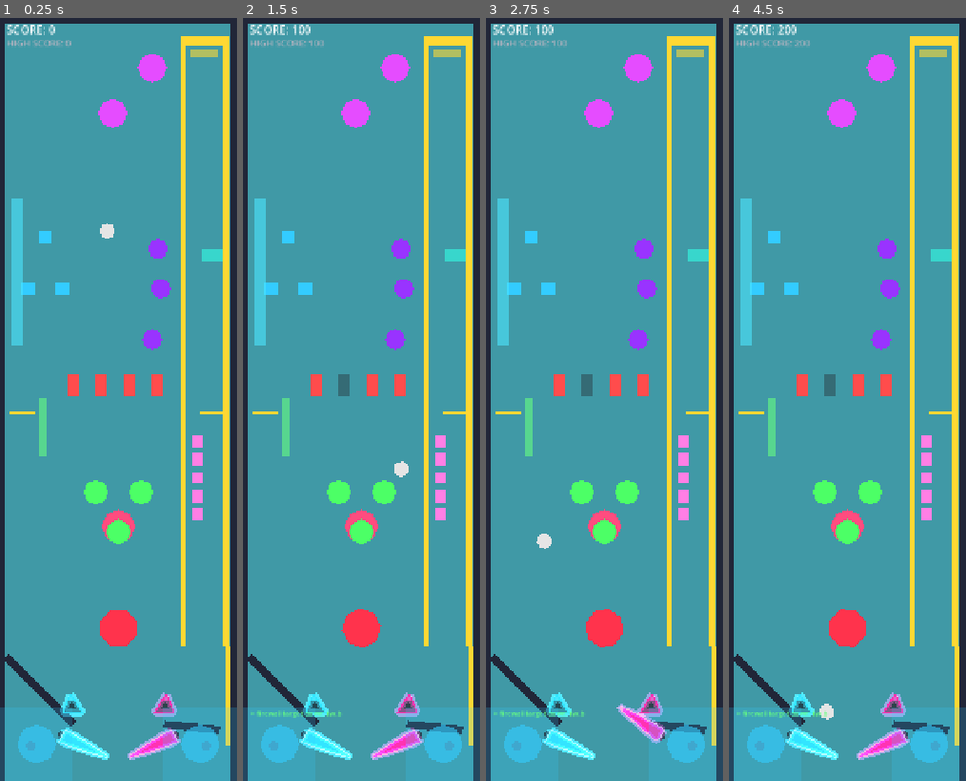
Above: before the commit, frames 1-4 (left to right).
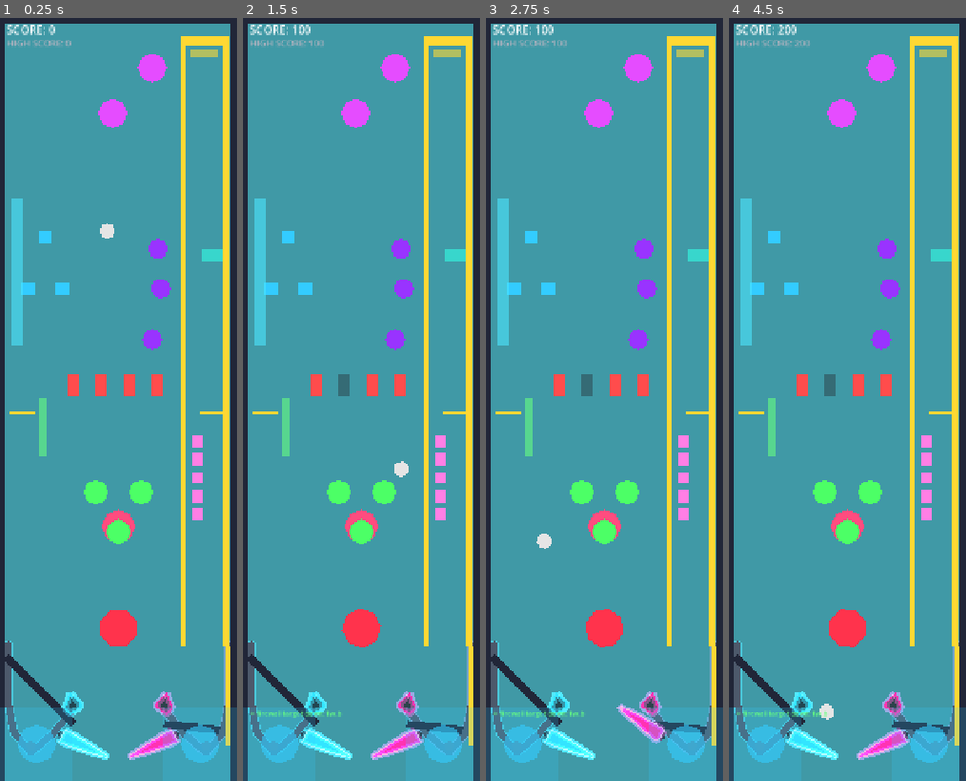
Above: after the commit, the same moments.

Repository: nobody174/pinball-adventure
Game: Godot game, scene res://tables/the_glitch/the_glitch.tscn
Same seed, same stepped clock (60 frames per second), same inputs: the game is played once before the commit and once after it. This scene is started directly instead of the project's main scene.
Inputs (mouse positions are in pixels of both pictures, inside the frame that each line leads up to):
- Up to frame 1 (0.25 s): no input
- Up to frame 2 (1.5 s): tap Enter at 0.5 s; move the mouse to (413, 361) at 0.52 s; hold Right (flip_right) 0.53-1.25 s; tap Up (launch_ball) at 0.6 s; click (413, 361) at 0.67 s; drag from (314, 437) to (361, 529) at 1.27 s
- Up to frame 3 (2.75 s): tap Space (nudge) at 2 s; move the mouse to (628, 231) at 2.02 s; hold Right (flip_right) from 2.03 s (still down); hold Shift from 2.03 s (still down)
- Up to frame 4 (4.5 s): release Right (flip_right) at 2.75 s; release Shift at 2.75 s; drag from (835, 552) to (757, 285) at 2.77 s; tap Enter at 3.5 s; move the mouse to (918, 513) at 3.52 s; hold Left (flip_left) 3.53-4.25 s; tap Ctrl at 3.6 s; drag from (776, 285) to (800, 704) at 4.27 s

The runs differ from the first frame. In frame 1, 1.1% of the frame differs, in the area x 2-98%, y 81-95%; in frame 2, 1.1%; in frame 3, 1.1%; in frame 4, 1.1%.

Commit message:
feat(the_glitch): build the inlane/outlane "road" and refine slingshot shape
Designer confirmed: layout means geometry/path/placement (the
wireframe blueprints and the rendered concept image share the same
layout, just different rendering), and wants the lower playfield to
read as a proper connected ball path like the reference, not
disconnected loose parts.

Added visual-only rail sprites (Line2D, solid core + additive glow
duplicate) tracing wall -> outlane post -> slingshot -> flipper as one
continuous curved path on both sides, matching the blueprint's
double-rail look. Deliberately did NOT touch any collision geometry
to build this -- the right side's inlane/outlane collision took
multiple rounds of live-tested fixes earlier this session (the
RightGuide/ramp saga) and isn't worth re-risking for a decorative
pass. Inserted the rails early in the draw order (right after the
background, before PhysicsPrototype) so they render underneath the
flippers/slingshots/posts like an actual road, not on top of them.

Also reshaped the slingshot sprites from a plain triangle to a proper
4-point kite silhouette matching the blueprint, again visual-only --
the ConvexPolygonShape2D collision is untouched.

Added the designer's new layout reference images
(docs/inspiration/layout/) -- already covered by the existing
docs/.gdignore so Godot won't try to import them as game assets.

66/66 tests passing, verified no duplicate/orphaned nodes from the
index renumbering this required.

Diff:
--- a/tables/the_glitch/the_glitch.tscn
+++ b/tables/the_glitch/the_glitch.tscn
@@ -80,7 +80,41 @@
 polygon = PackedVector2Array(-20, -680, 440, -680, 440, 720, -20, 720)
 uv = PackedVector2Array(0, 0, 1, 0, 1, 1, 0, 1)
 
-[node name="PhysicsPrototype" parent="." index="3" unique_id=1217632911 instance=ExtResource("2_physics")]
+[node name="LeftRailGlow" type="Line2D" parent="." index="3"]
+material = SubResource("CanvasItemMaterial_neon_glow")
+points = PackedVector2Array(15, 460, 14, 560, 25, 615, 55, 650, 95, 615, 125, 579)
+width = 16.0
+default_color = Color(0.2, 0.9, 1, 0.2)
+joint_mode = 1
+begin_cap_mode = 2
+end_cap_mode = 2
+
+[node name="LeftRail" type="Line2D" parent="." index="4"]
+points = PackedVector2Array(15, 460, 14, 560, 25, 615, 55, 650, 95, 615, 125, 579)
+width = 12.0
+default_color = Color(0.3, 0.35, 0.42, 1)
+joint_mode = 1
+begin_cap_mode = 2
+end_cap_mode = 2
+
+[node name="RightRailGlow" type="Line2D" parent="." index="5"]
+material = SubResource("CanvasItemMaterial_neon_glow")
+points = PackedVector2Array(405, 460, 406, 560, 395, 615, 365, 650, 325, 615, 295, 579)
+width = 16.0
+default_color = Color(1, 0.2, 0.7, 0.2)
+joint_mode = 1
+begin_cap_mode = 2
+end_cap_mode = 2
+
+[node name="RightRail" type="Line2D" parent="." index="6"]
+points = PackedVector2Array(405, 460, 406, 560, 395, 615, 365, 650, 325, 615, 295, 579)
+width = 12.0
+default_color = Color(0.3, 0.35, 0.42, 1)
+joint_mode = 1
+begin_cap_mode = 2
+end_cap_mode = 2
+
+[node name="PhysicsPrototype" parent="." index="7" unique_id=1217632911 instance=ExtResource("2_physics")]
 
 [node name="LeftWallSprite" parent="PhysicsPrototype/Boundary" index="1"]
 color = Color(0.13, 0.15, 0.22, 1)
@@ -131,7 +165,7 @@
 default_color = Color(1, 0.7, 0.9, 1)
 joint_mode = 1
 
-[node name="ShaderNodeTargets" type="Node2D" parent="." index="4" unique_id=1436813506]
+[node name="ShaderNodeTargets" type="Node2D" parent="." index="8" unique_id=1436813506]
 
 [node name="ShaderNodeA" type="Area2D" parent="ShaderNodeTargets" index="0" unique_id=1550424965]
 position = Vector2(80, -260)
@@ -172,13 +206,13 @@
 color = Color(0.2, 0.8, 1, 1)
 polygon = PackedVector2Array(-12, -12, 12, -12, 12, 12, -12, 12)
 
-[node name="GlitchCoreBounce" type="StaticBody2D" parent="." index="5" unique_id=1159394699]
+[node name="GlitchCoreBounce" type="StaticBody2D" parent="." index="9" unique_id=1159394699]
 position = Vector2(210, 430)
 
 [node name="CollisionShape2D" type="CollisionShape2D" parent="GlitchCoreBounce" index="0" unique_id=759893931]
 shape = SubResource("CircleShape2D_core_bounce")
 
-[node name="GlitchCore" type="Area2D" parent="." index="6" unique_id=668917325]
+[node name="GlitchCore" type="Area2D" parent="." index="10" unique_id=668917325]
 position = Vector2(210, 430)
 script = ExtResource("5_toy")
 
@@ -189,7 +223,7 @@
 color = Color(1, 0.2, 0.3, 1)
 polygon = PackedVector2Array(35, 0, 24.75, 24.75, 0, 35, -24.75, 24.75, -35, 0, -24.75, -24.75, 0, -35, 24.75, -24.75)
 
-[node name="LeftSlingshot" type="Area2D" parent="." index="7" unique_id=1190830539]
+[node name="LeftSlingshot" type="Area2D" parent="." index="11" unique_id=1190830539]
 position = Vector2(125, 565)
 script = ExtResource("6_slingshot")
 kick_direction = Vector2(-0.4, -1)
@@ -201,22 +235,22 @@
 
 [node name="Sprite" type="Polygon2D" parent="LeftSlingshot" index="1" unique_id=401909266]
 color = Color(0.08, 0.1, 0.14, 0.65)
-polygon = PackedVector2Array(0, -18, 22, 14, -14, 14)
+polygon = PackedVector2Array(0, -20, 20, 2, 0, 16, -10, 6)
 
 [node name="GlowOutline" type="Line2D" parent="LeftSlingshot" index="2"]
 material = SubResource("CanvasItemMaterial_neon_glow")
-points = PackedVector2Array(0, -18, 22, 14, -14, 14, 0, -18)
+points = PackedVector2Array(0, -20, 20, 2, 0, 16, -10, 6, 0, -20)
 width = 12.0
 default_color = Color(0.2, 0.9, 1, 0.35)
 joint_mode = 1
 
 [node name="Outline" type="Line2D" parent="LeftSlingshot" index="3"]
-points = PackedVector2Array(0, -18, 22, 14, -14, 14, 0, -18)
+points = PackedVector2Array(0, -20, 20, 2, 0, 16, -10, 6, 0, -20)
 width = 3.0
 default_color = Color(0.2, 0.9, 1, 1)
 joint_mode = 1
 
-[node name="RightSlingshot" type="Area2D" parent="." index="8" unique_id=946211689]
+[node name="RightSlingshot" type="Area2D" parent="." index="12" unique_id=946211689]
 position = Vector2(295, 565)
 script = ExtResource("6_slingshot")
 kick_direction = Vector2(0.4, -1)
@@ -228,22 +262,22 @@
 
 [node name="Sprite" type="Polygon2D" parent="RightSlingshot" index="1" unique_id=308332373]
 color = Color(0.14, 0.08, 0.1, 0.65)
-polygon = PackedVector2Array(0, -18, 14, 14, -22, 14)
+polygon = PackedVector2Array(0, -20, -20, 2, 0, 16, 10, 6)
 
 [node name="GlowOutline" type="Line2D" parent="RightSlingshot" index="2"]
 material = SubResource("CanvasItemMaterial_neon_glow")
-points = PackedVector2Array(0, -18, 14, 14, -22, 14, 0, -18)
+points = PackedVector2Array(0, -20, -20, 2, 0, 16, 10, 6, 0, -20)
 width = 12.0
 default_color = Color(1, 0.2, 0.7, 0.35)
 joint_mode = 1
 
 [node name="Outline" type="Line2D" parent="RightSlingshot" index="3"]
-points = PackedVector2Array(0, -18, 14, 14, -22, 14, 0, -18)
+points = PackedVector2Array(0, -20, -20, 2, 0, 16, 10, 6, 0, -20)
 width = 3.0
 default_color = Color(1, 0.2, 0.7, 1)
 joint_mode = 1
 
-[node name="LeftOutlanePost" type="StaticBody2D" parent="." index="9"]
+[node name="LeftOutlanePost" type="StaticBody2D" parent="." index="13"]
 position = Vector2(55, 638)
 
 [node name="CollisionShape2D" type="CollisionShape2D" parent="LeftOutlanePost" index="0"]
@@ -253,7 +287,7 @@
 color = Color(0.35, 0.35, 0.4, 1)
 polygon = PackedVector2Array(9, 0, 6.364, 6.364, 0, 9, -6.364, 6.364, -9, 0, -6.364, -6.364, 0, -9, 6.364, -6.364)
 
-[node name="RightOutlanePost" type="StaticBody2D" parent="." index="10"]
+[node name="RightOutlanePost" type="StaticBody2D" parent="." index="14"]
 position = Vector2(365, 638)
 
 [node name="CollisionShape2D" type="CollisionShape2D" parent="RightOutlanePost" index="0"]
@@ -263,7 +297,7 @@
 color = Color(0.35, 0.35, 0.4, 1)
 polygon = PackedVector2Array(9, 0, 6.364, 6.364, 0, 9, -6.364, 6.364, -9, 0, -6.364, -6.364, 0, -9, 6.364, -6.364)
 
-[node name="SpriteCacheBumpers" type="Node2D" parent="." index="11" unique_id=556817153]
+[node name="SpriteCacheBumpers" type="Node2D" parent="." index="15" unique_id=556817153]
 
 [node name="CacheBumperA" type="StaticBody2D" parent="SpriteCacheBumpers" index="0" unique_id=1368140525]
 position = Vector2(280, -240)
@@ -319,7 +353,7 @@
 [node name="CollisionShape2D" type="CollisionShape2D" parent="SpriteCacheBumpers/CacheBumperC/KickArea" index="0" unique_id=2104524530]
 shape = SubResource("CircleShape2D_cache_bumper")
 
-[node name="ClockLane" type="Area2D" parent="." index="12" unique_id=2044595204]
+[node name="ClockLane" type="Area2D" parent="." index="16" unique_id=2044595204]
 position = Vector2(30, -200)
 script = ExtResource("3_target")
 target_id = "clock_lane"
@@ -332,7 +366,7 @@
 color = Color(0.3, 0.9, 1, 0.6)
 polygon = PackedVector2Array(-9, -130, 9, -130, 9, 130, -9, 130)
 
-[node name="Spinner" type="Area2D" parent="." index="13"]
+[node name="Spinner" type="Area2D" parent="." index="17"]
 position = Vector2(375, 50)
 script = ExtResource("10_spinner")
 target_id = "spin_a"
@@ -344,7 +378,7 @@
 color = Color(1, 0.85, 0.2, 1)
 polygon = PackedVector2Array(-22, -3, 22, -3, 22, 3, -22, 3)
 
-[node name="RolloverGate" type="Area2D" parent="." index="14"]
+[node name="RolloverGate" type="Area2D" parent="." index="18"]
 position = Vector2(75, 75)
 script = ExtResource("3_target")
 target_id = "rollover_gate"
@@ -357,7 +391,7 @@
 color = Color(0.4, 1, 0.5, 0.6)
 polygon = PackedVector2Array(-7, -50, 7, -50, 7, 50, -7, 50)
 
-[node name="StandupBank" type="Node2D" parent="." index="15"]
+[node name="StandupBank" type="Node2D" parent="." index="19"]
 
 [node name="Standup1" type="Area2D" parent="StandupBank" index="0"]
 position = Vector2(350, 100)
@@ -424,7 +458,7 @@
 color = Color(1, 0.5, 0.9, 1)
 polygon = PackedVector2Array(-11, -11, 11, -11, 11, 11, -11, 11)
 
-[node name="FirewallBreach" type="Node2D" parent="." index="16" unique_id=756633679]
+[node name="FirewallBreach" type="Node2D" parent="." index="20" unique_id=756633679]
 
 [node name="FirewallA" type="Area2D" parent="FirewallBreach" index="0" unique_id=2074171290]
 position = Vector2(130, 0)
@@ -474,7 +508,7 @@
 color = Color(1, 0.3, 0.3, 1)
 polygon = PackedVector2Array(-10, -20, 10, -20, 10, 20, -10, 20)
 
-[node name="PopBumperCluster" type="Node2D" parent="." index="17"]
+[node name="PopBumperCluster" type="Node2D" parent="." index="21"]
 
 [node name="PopBumperA" type="StaticBody2D" parent="PopBumperCluster" index="0"]
 position = Vector2(170, 190)
@@ -530,7 +564,7 @@
 [node name="CollisionShape2D" type="CollisionShape2D" parent="PopBumperCluster/PopBumperC/KickArea" index="0"]
 shape = SubResource("CircleShape2D_pop_bumper")
 
-[node name="VramPipeline" type="Area2D" parent="." index="18" unique_id=1516095850]
+[node name="VramPipeline" type="Area2D" parent="." index="22" unique_id=1516095850]
 position = Vector2(375, -230)
 script = ExtResource("3_target")
 target_id = "vram_pipeline"
@@ -543,7 +577,7 @@
 color = Color(0.2, 1, 0.9, 0.6)
 polygon = PackedVector2Array(-18, -12, 18, -12, 18, 12, -18, 12)
 
-[node name="Saucer" type="Area2D" parent="." index="19"]
+[node name="Saucer" type="Area2D" parent="." index="23"]
 position = Vector2(200, -480)
 script = ExtResource("11_saucer")
 target_id = "saucer_main"
@@ -558,7 +592,7 @@
 color = Color(0.9, 0.3, 1, 1)
 polygon = PackedVector2Array(26, 0, 18.385, 18.385, 0, 26, -18.385, 18.385, -26, 0, -18.385, -18.385, 0, -26, 18.385, -18.385)
 
-[node name="HighSpeedLoop" type="Area2D" parent="." index="20"]
+[node name="HighSpeedLoop" type="Area2D" parent="." index="24"]
 position = Vector2(362, -585)
 script = ExtResource("3_target")
 target_id = "high_speed_loop"
@@ -571,7 +605,7 @@
 color = Color(1, 0.85, 0.2, 0.6)
 polygon = PackedVector2Array(-25, -7, 25, -7, 25, 7, -25, 7)
 
-[node name="Saucer2" type="Area2D" parent="." index="21"]
+[node name="Saucer2" type="Area2D" parent="." index="25"]
 position = Vector2(270, -560)
 script = ExtResource("11_saucer")
 target_id = "saucer_secondary"
@@ -586,7 +620,7 @@
 color = Color(0.9, 0.3, 1, 1)
 polygon = PackedVector2Array(26, 0, 18.385, 18.385, 0, 26, -18.385, 18.385, -26, 0, -18.385, -18.385, 0, -26, 18.385, -18.385)
 
-[node name="Spinner2" type="Area2D" parent="." index="22"]
+[node name="Spinner2" type="Area2D" parent="." index="26"]
 position = Vector2(40, 50)
 script = ExtResource("10_spinner")
 target_id = "spin_b"
@@ -598,7 +632,7 @@
 color = Color(1, 0.85, 0.2, 1)
 polygon = PackedVector2Array(-22, -3, 22, -3, 22, 3, -22, 3)
 
-[node name="Feedback" type="CanvasLayer" parent="." index="23" unique_id=1738526509]
+[node name="Feedback" type="CanvasLayer" parent="." index="27" unique_id=1738526509]
 layer = 10
 
 [node name="Label" type="Label" parent="Feedback" index="0" unique_id=1340523282]
Binary file added: docs/inspiration/layout/Gemini_Generated_Image_6x88hu6x88hu6x88.png
Binary file added: docs/inspiration/layout/Gemini_Generated_Image_f8c72df8c72df8c7.png
Binary file added: docs/inspiration/layout/Gemini_Generated_Image_jkiv3kjkiv3kjkiv.png
Binary file added: docs/inspiration/layout/Gemini_Generated_Image_mijbpvmijbpvmijb.png
Binary file added: docs/inspiration/layout/Gemini_Generated_Image_pdekakpdekakpdek.png
